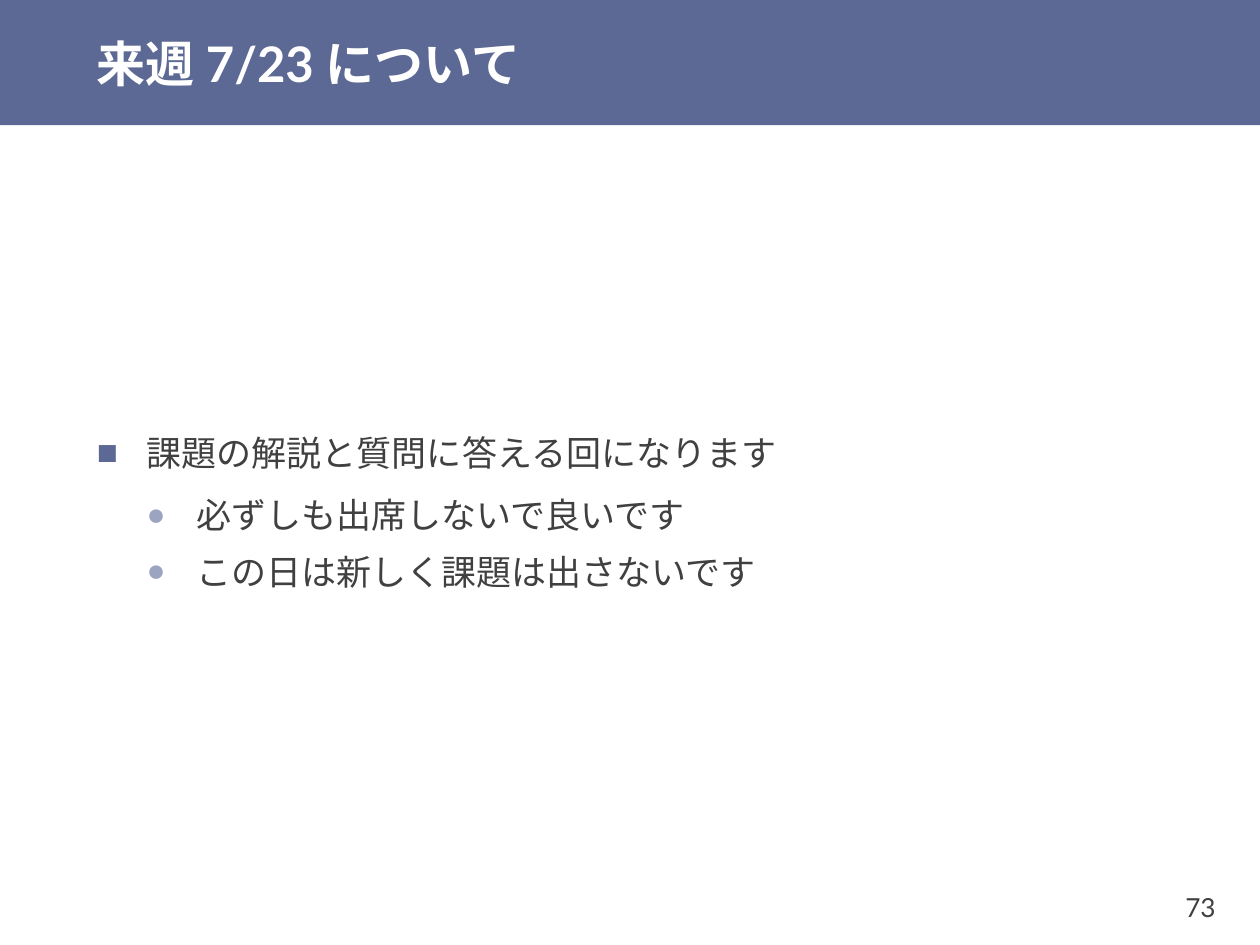
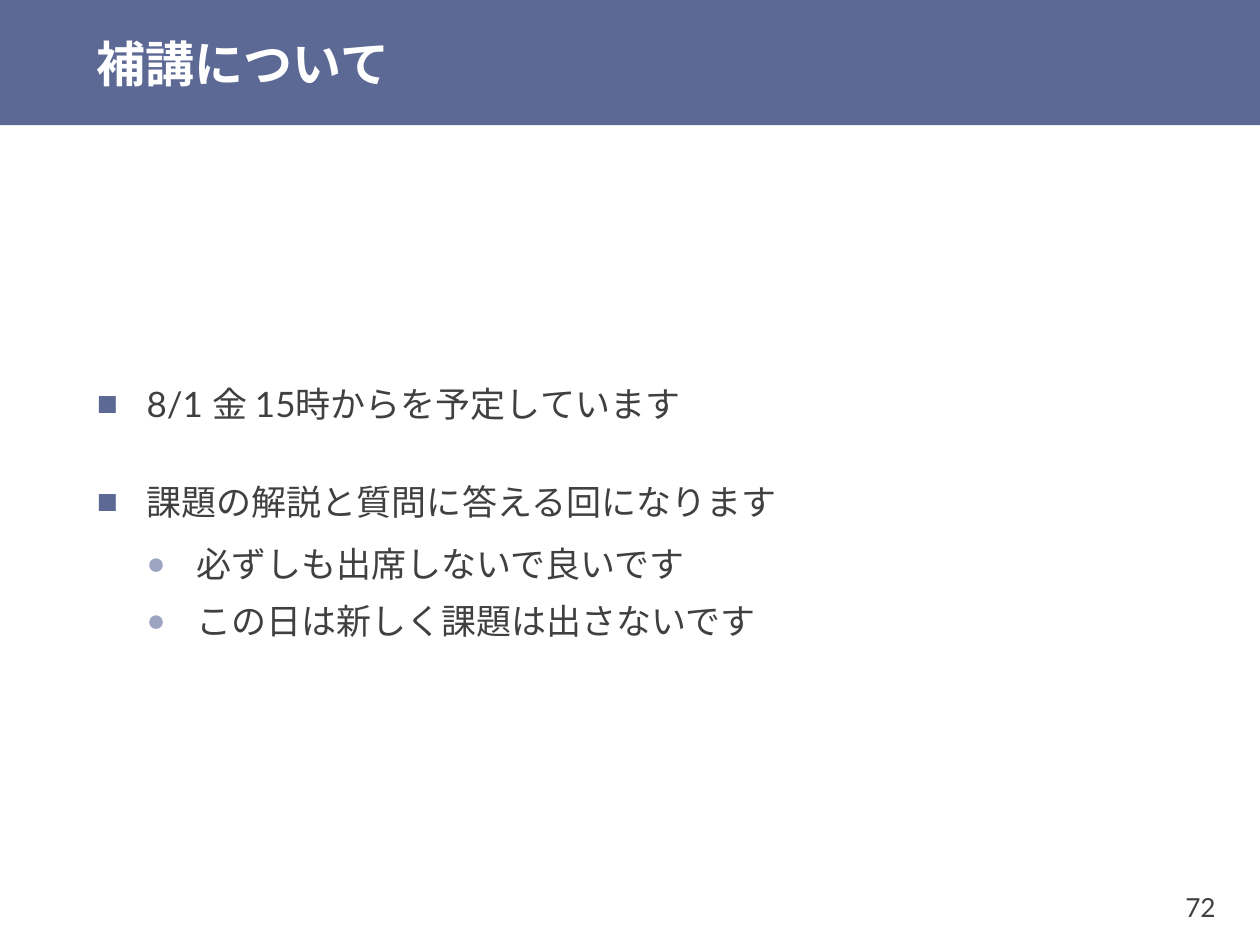
Before and after one commit to shioyadan/otya-computer-architecture-i, a slide deck: slide 72 of cai-shioya-11.pptx (slide 73 before the commit). Drawn at 1260x945 pixels with LibreOffice and Linux fonts; fonts in the diff are those of the drawing. Boxes give left, top, right and bottom in pixels: in the first picture for what was removed or moved away, otherwise in the second. Text is boxed around its words. In the diff, an @@ line names an element or a change of style, - is before the commit and + after.

```diff
--- a/cai-shioya-11.pptx
+++ b/cai-shioya-11.pptx
@@ title at <box>97,40,389,87</box>: text changed @@
-来週 7/23 について
+補講について
@@ text at <box>147,387,680,420</box>: paragraph added @@
+■ 8/1 金 15時からを予定しています
@@ page number at <box>1185,898,1215,917</box>: text changed @@
-73
+72
```
Also in this commit, not shown: 4 other slides changed, 13 slides removed.
